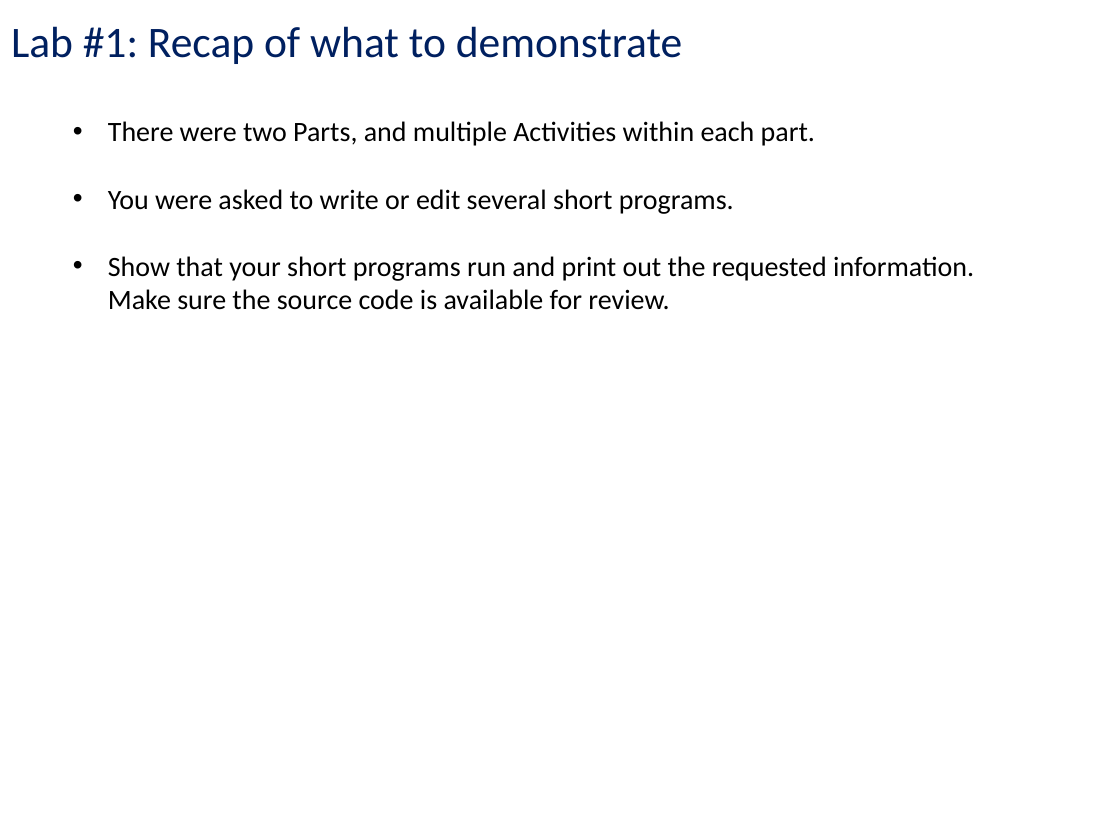
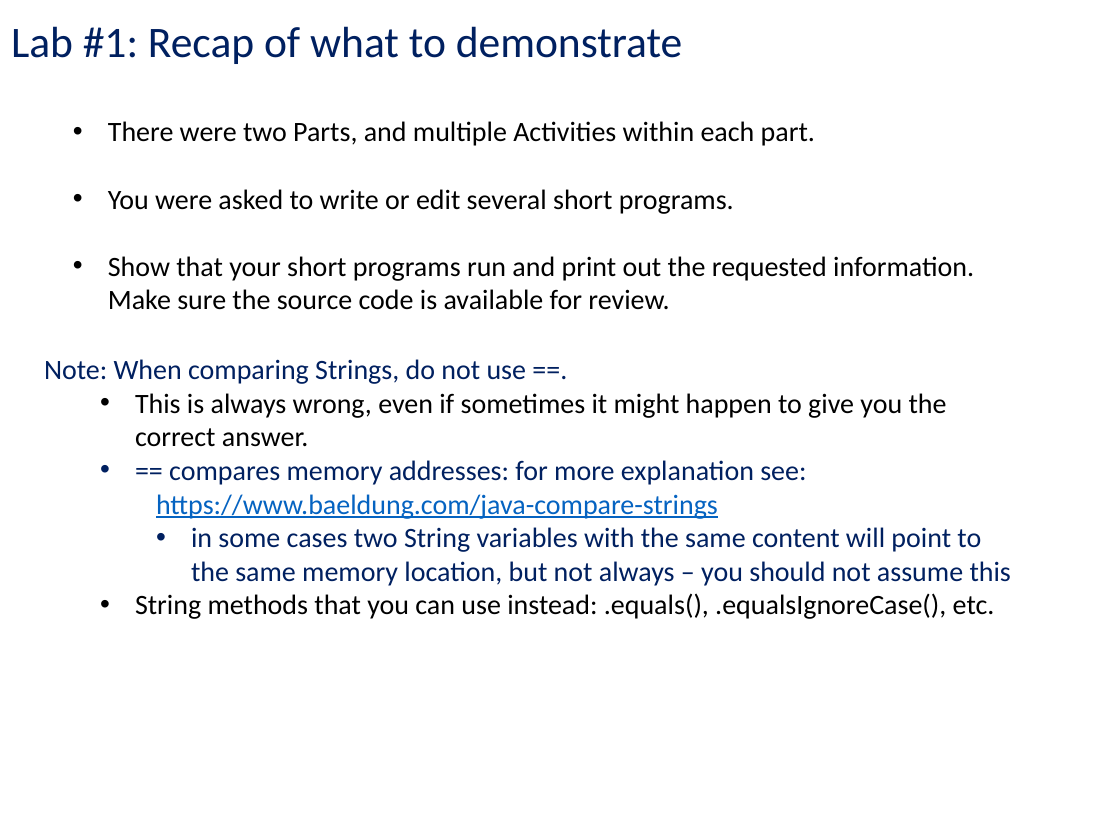
Before and after one commit to kc13/CS401PF, a slide deck: slide 5 of cs401_1_27_20.pptx. Drawn at 1120x840 pixels with LibreOffice and Linux fonts; fonts in the diff are those of the drawing. Boxes give left, top, right and bottom in pixels: in the first picture for what was removed or moved away, otherwise in the second. Text is boxed around its words. In the diff, an @@ line names an element or a change of style, - is before the commit and + after.

```diff
--- a/cs401_1_27_20.pptx
+++ b/cs401_1_27_20.pptx
@@ text added at [44,359,1011,619], 18 pt, text #002060 @@
+Note: When comparing Strings, do not use ==.
+  • This is always wrong, even if sometimes it might happen to give you the correct answer.
+  • == compares memory addresses: for more explanation see:
+  https://www.baeldung.com/java-compare-strings
+    • in some cases two String variables with the same content will point to the same memory location, but not always – you should not assume this
+  • String methods that you can use instead: .equals(), .equalsIgnoreCase(), etc.
```
Also in this commit, not shown: 1 other slide changed.
